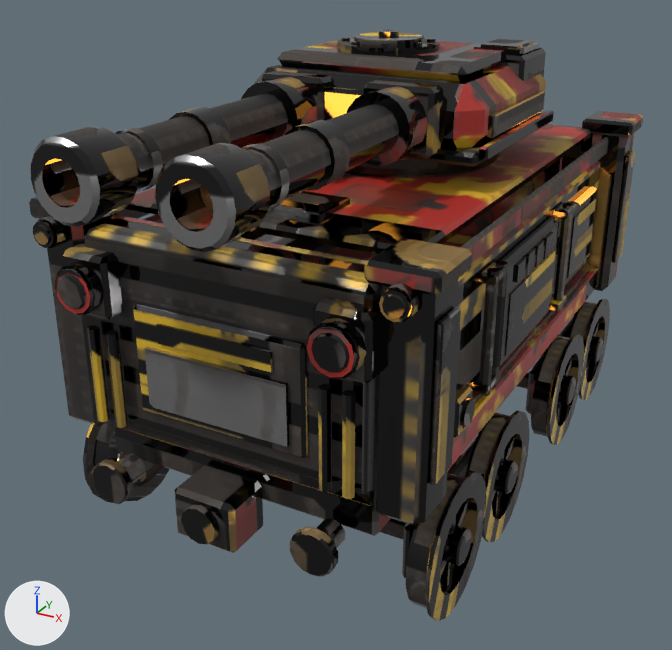
The Blender file SourceArt/DoubleGunCar/DRL_DoubleGunCar.blend, before and after one commit.
Both versions are drawn from a camera (50 mm lens) standing at (1.19, -2.49, 1.62) and looking at (-0.07, -0.2, 0.47). The lights are fixed; the arrows at lower left show +X, +Y and +Z. The first picture is the older version.

Objects in the first picture: 'Axle_1', 'Axle_2', 'Axle_3', 'Axle_4', 'Body', 'Cannon_L', 'Cannon_R', 'Turret'.
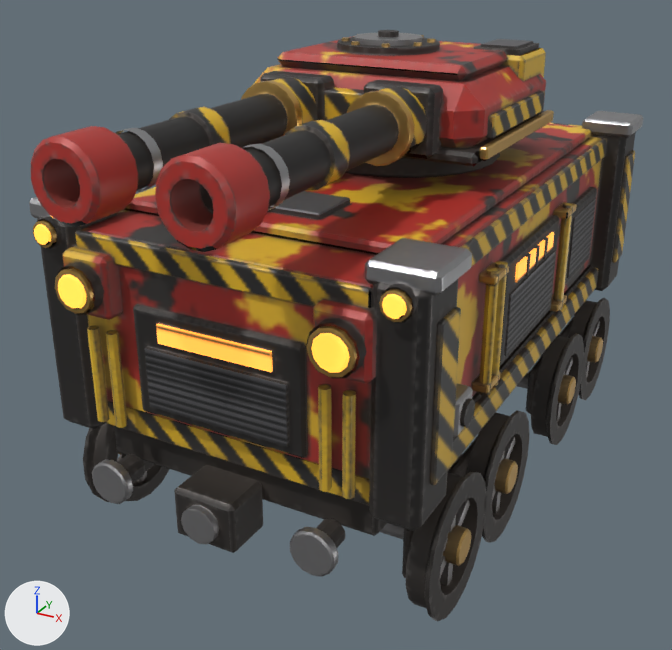
What differs and where, as boxes [x1, y1, x2, y2] in the pictures (672 x 650 px):
part 1 of me_body, rebuilt (mostly hidden before): before [143, 150, 600, 388]; after [80, 123, 602, 480]
part 2 of me_body, added: after [461, 138, 607, 267]
part 3 of me_body, added: after [75, 230, 373, 308]
part 4 of me_body, built on: before [47, 124, 634, 526]; after [37, 132, 636, 531]
part 5 of me_body, surface changed: [29, 111, 643, 578] in both
part 6 of me_turret, surface changed: [253, 30, 554, 178] in both
part 7 of me_sm_cannon, surface changed (grey to red): [31, 77, 427, 252] in both
part 8 of me_sm_wheelset, surface changed: [83, 298, 610, 621] in both

What the commit changed:
me_body is used by ob_body; parent ob_drl_doubleguncar; location (0.0, 0.0, 0.0).
me_body had 2866 vertices, 2176 faces and spanned x -0.55..0.55, y -1.02..1.02, z 0.06..0.98.
me_body now has 2906 vertices, 2210 faces and spans x -0.55..0.55, y -1.02..1.02, z 0.06..0.98.
me_body part 1: the loose piece of 24 vertices spanning x -0.46..0.46, y -0.76..0.76, z 0.45..0.87 is rebuilt with 24 vertices and now spans x -0.46..0.46, y -0.9..0.9, z 0.45..0.92.
me_body part 2: a new loose piece of 24 vertices spanning x 0.45..0.47, y -0.74..0.74, z 0.86..0.92, in mat_m_drl_doubleguncar.
me_body part 3: a new loose piece of 24 vertices spanning x -0.4..0.4, y -0.91..-0.9, z 0.86..0.92, in mat_m_drl_doubleguncar.
me_body part 4: 24 vertices moved from x -0.53..0.53, y -0.9..0.9, z 0.36..0.38 to x -0.53..0.53, y -0.92..0.92, z 0.36..0.38; 84 vertices removed from x -0.53..0.53, y -0.9..0.9, z 0.4..0.93; 28 vertices added at x -0.53..0.53, y -0.92..0.92, z 0.92..0.95.
me_body part 5: 2078 kept faces spanning x -0.55..0.55, y -1.02..1.02, z 0.06..0.98 get new texture (UV) coordinates.
Other edits to the shape of me_body do not show in these pictures.
me_turret has 615 vertices, 457 faces and spans x -0.385..0.385, y -0.38..0.32, z 0.0..0.36.
me_turret is used by ob_turret; parent ob_drl_doubleguncar; location (0.0, 0.08, 0.95).
me_turret part 6: texture (UV) coordinates of 457 of 457 faces, centred in x -0.385..0.385, y -0.38..0.32, z 0.0..0.36, changed; they spanned u 0.01..0.99, v 0.01..0.99 and now span u 0.01..0.99, v 0.01..0.99.
me_sm_cannon has 336 vertices, 247 faces and spans x -0.092..0.092, y -0.92..0.0, z -0.092..0.092.
me_sm_cannon is used by ob_cannon_r; parent ob_turret; location (-0.16, -0.25, 1.13).
me_sm_cannon part 7: 247 kept faces spanning x -0.092..0.092, y -0.92..0.0, z -0.092..0.092 get new texture (UV) coordinates.
me_sm_wheelset has 424 vertices, 360 faces and spans x -0.55..0.55, y -0.187..0.187, z -0.19..0.19.
me_sm_wheelset is used by ob_axle_1; parent ob_drl_doubleguncar; location (0.0, -0.66, 0.17).
me_sm_wheelset part 8: 360 kept faces spanning x -0.55..0.55, y -0.187..0.187, z -0.19..0.19 get new texture (UV) coordinates.
